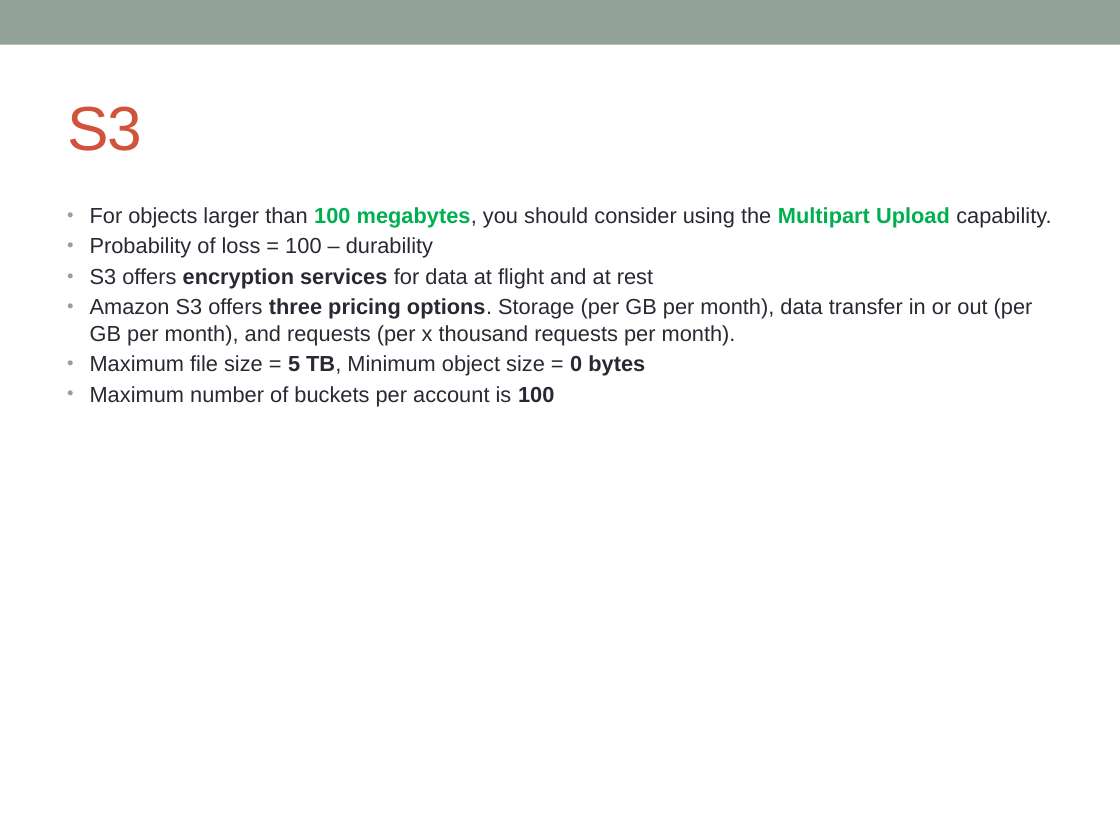
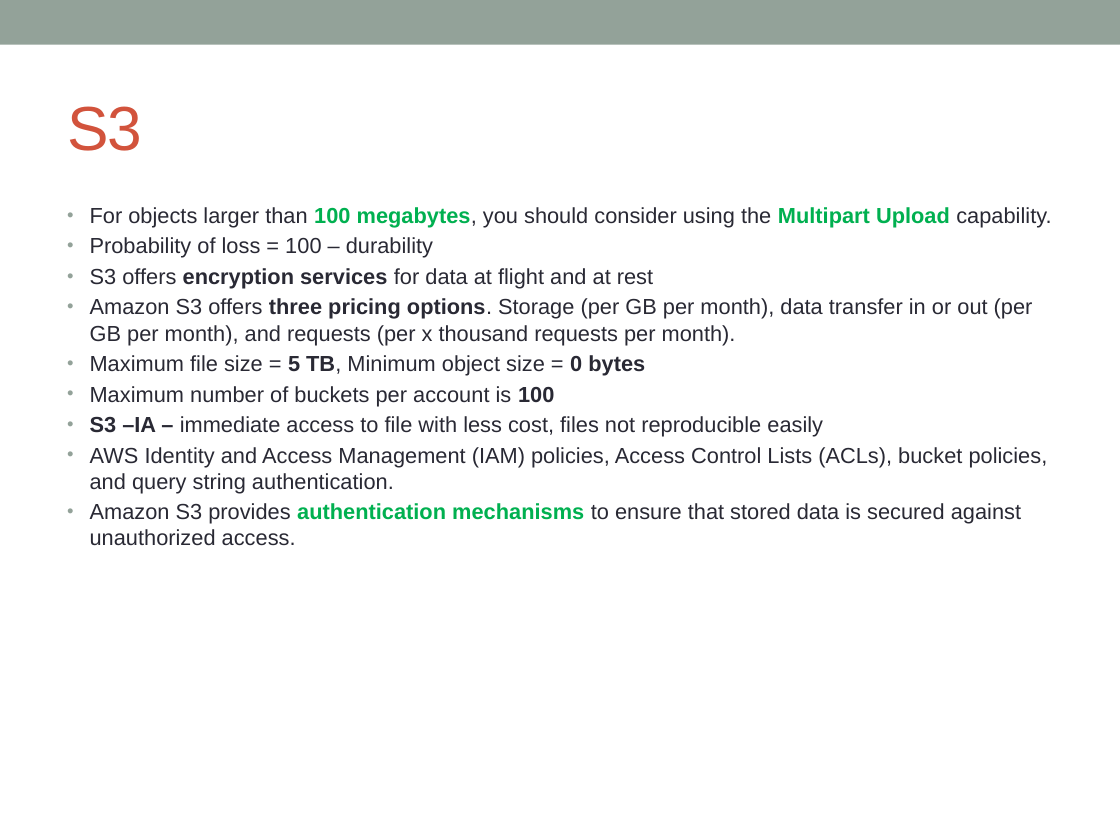
Before and after one commit to notionquest/ProjectDocumentation, a slide deck: slide 43 of AWS_Solution_Architect.pptx (slide 34 before the commit). Drawn at 1120x840 pixels with LibreOffice and Linux fonts; fonts in the diff are those of the drawing. Boxes give left, top, right and bottom in pixels: in the first picture for what was removed or moved away, otherwise in the second. Text is boxed around its words. In the diff, an @@ line names an element or a change of style, - is before the commit and + after.

```diff
--- a/AWS_Solution_Architect.pptx
+++ b/AWS_Solution_Architect.pptx
@@ text at bbox=[90, 416, 1048, 546]: paragraphs added @@
+• S3 –IA – immediate access to file with less cost, files not reproducible easily
+• AWS Identity and Access Management (IAM) policies, Access Control Lists (ACLs), bucket policies, and query string authentication.
+• Amazon S3 provides authentication mechanisms to ensure that stored data is secured against unauthorized access.
```
Also in this commit, not shown: 15 other slides changed, 17 slides added.
